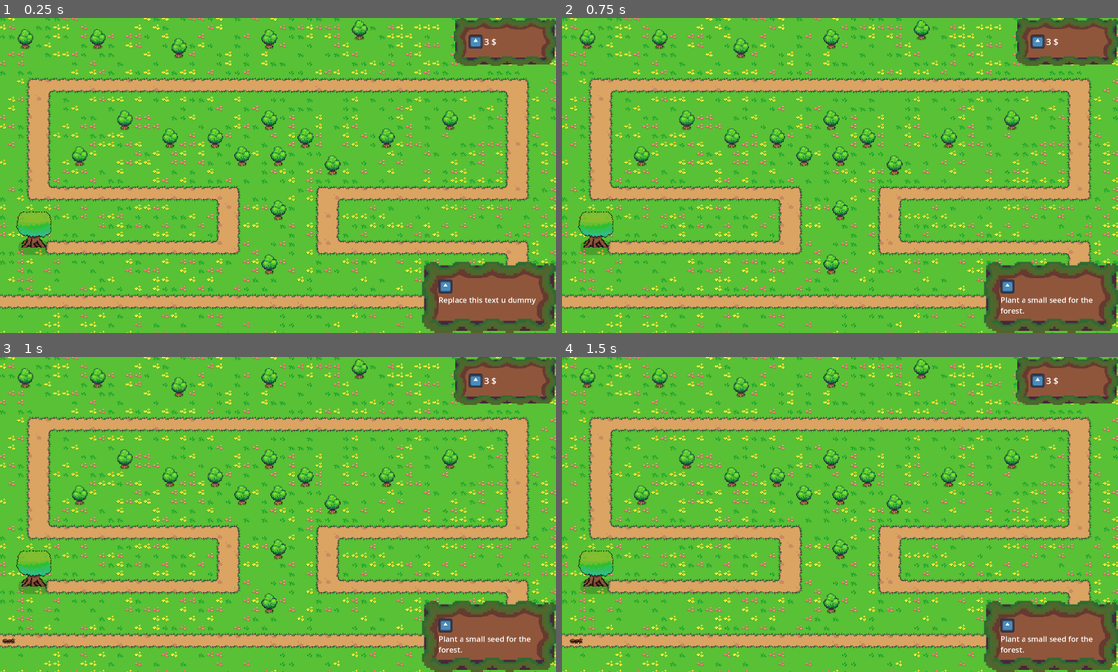
Above: before the commit, frames 1-4 (two rows, left to right).
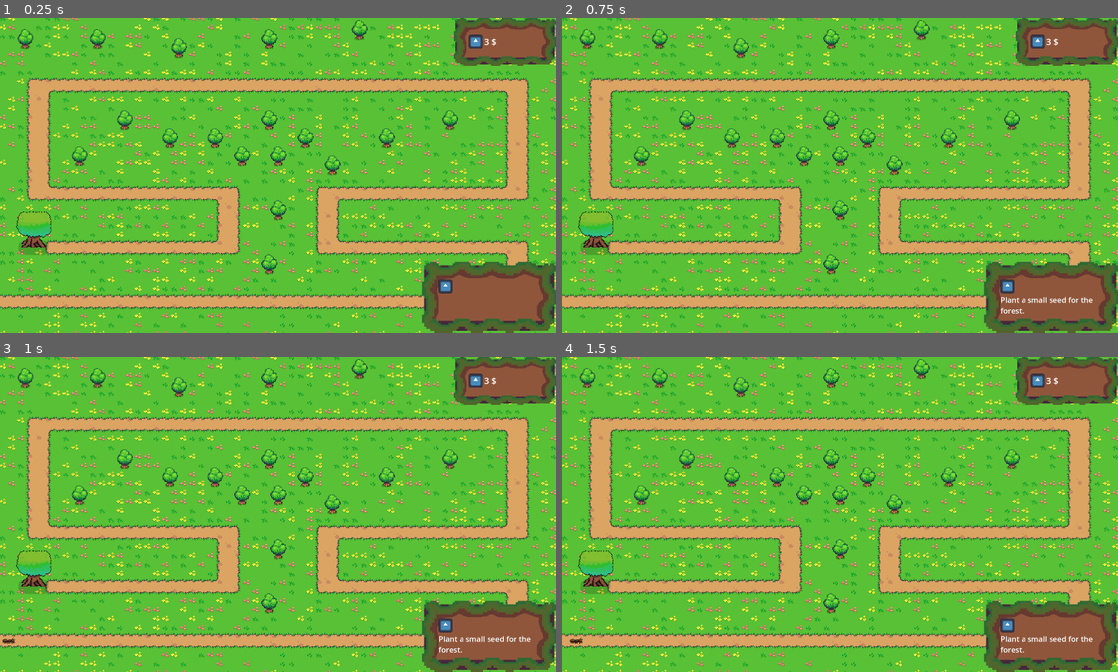
Above: after the commit, the same moments.

Repository: tomsku21/TD_project
Game: Godot game, scene res://Scenes/Main.tscn
Two runs of this game, one before a commit and one after it. Both use one fixed random seed, a clock stepped at 60 frames per second and the inputs below. The engine's default icon, where the game draws it, is replaced by a stand-in: a white triangle on a blue panel in a dark square.
Inputs (mouse positions are in pixels of both pictures, inside the frame that each line leads up to):
- Up to frame 1 (0.25 s): no input
- Up to frame 2 (0.75 s): click (1006, 285) at 0.5 s
- Up to frame 3 (1 s): no input
- Up to frame 4 (1.5 s): click (1006, 624) at 1.25 s

The runs differ from the first frame. In frame 1, 0.2% of the frame differs, in the area x 79-97%, y 88-91%; in frame 2, nothing differs; in frame 3, nothing differs; in frame 4, nothing differs.

Commit message:
Fixed mouse enter/exit problems
Also changed building ranges and gave them larger "shadows" s you can't place them as close to each other.

Diff:
--- a/Scenes/UI/Popups.tscn
+++ b/Scenes/UI/Popups.tscn
@@ -23,6 +23,7 @@
 [node name="Popup" type="Control" node_paths=PackedStringArray("Upgrades")]
 layout_mode = 3
 anchors_preset = 0
+mouse_filter = 1
 script = ExtResource("1_toe2v")
 Upgrades = [NodePath("UI/Build1stats/Upgrades/HBoxContainer/Up1"), NodePath("UI/Build1stats/Upgrades/HBoxContainer/Up2"), NodePath("UI/Build1stats/Upgrades/Up3")]
 
@@ -34,6 +35,7 @@
 layout_mode = 3
 anchors_preset = 0
 offset_right = 241.0
+mouse_filter = 1
 
 [node name="Upgrades" type="VBoxContainer" parent="UI/Build1stats"]
 unique_name_in_owner = true
--- a/Scenes/building/temp_building.tscn
+++ b/Scenes/building/temp_building.tscn
@@ -5,29 +5,39 @@
 [ext_resource type="Texture2D" uid="uid://dxccauntxtwni" path="res://Assets/Ants/Circle.png" id="3_jbymx"]
 
 [sub_resource type="RectangleShape2D" id="RectangleShape2D_t3tqr"]
-size = Vector2(128, 128)
+size = Vector2(31, 32)
 
 [node name="TempBuilding" type="Area2D"]
-scale = Vector2(0.25, 0.25)
+input_pickable = false
 script = ExtResource("1_t3tqr")
 
 [node name="Shadow" type="ColorRect" parent="."]
-visible = false
-offset_left = -80.0
-offset_top = -76.0
-offset_right = 84.0
-offset_bottom = 76.0
-color = Color(0, 0.827451, 0.227451, 0.490196)
+unique_name_in_owner = true
+anchors_preset = 8
+anchor_left = 0.5
+anchor_top = 0.5
+anchor_right = 0.5
+anchor_bottom = 0.5
+offset_left = -20.0
+offset_top = -20.0
+offset_right = 20.0
+offset_bottom = 20.0
+grow_horizontal = 2
+grow_vertical = 2
+mouse_filter = 2
+color = Color(0, 0.827451, 0.227451, 0.780392)
 
 [node name="CollisionShape2D" type="CollisionShape2D" parent="."]
+position = Vector2(-0.5, 0)
 shape = SubResource("RectangleShape2D_t3tqr")
 
 [node name="Sprite2D" type="Sprite2D" parent="."]
 z_index = 1
+scale = Vector2(0.25, 0.25)
 texture = ExtResource("2_jbymx")
 
 [node name="Circle" type="Sprite2D" parent="."]
-scale = Vector2(0.712, 0.712)
+scale = Vector2(0.369, 0.369)
 texture = ExtResource("3_jbymx")
 
 [connection signal="input_event" from="." to="." method="_on_input_event"]
--- a/Scenes/building/turret.tscn
+++ b/Scenes/building/turret.tscn
@@ -10,10 +10,10 @@
 [ext_resource type="AudioStream" uid="uid://c2afcly67jr32" path="res://Assets/Sounds/shoot.wav" id="8_ar33y"]
 
 [sub_resource type="CircleShape2D" id="CircleShape2D_hskch"]
-radius = 48.28
+radius = 100.0
 
 [sub_resource type="RectangleShape2D" id="RectangleShape2D_ar33y"]
-size = Vector2(32, 32)
+size = Vector2(90, 90)
 
 [node name="Turret" type="Area2D" groups=["Turret"]]
 input_pickable = false
@@ -42,7 +42,7 @@
 scale = Vector2(0.25, 0.25)
 texture = ExtResource("2_6spbj")
 
-[node name="Button" type="Button" parent="."]
+[node name="Button" type="Button" parent="." groups=["Turretbuttons"]]
 unique_name_in_owner = true
 offset_left = -16.0
 offset_top = -16.0
@@ -64,9 +64,9 @@
 character = NodePath("..")
 shader_material = ExtResource("2_lfpdx")
 
-[node name="Circle" type="Sprite2D" parent="."]
+[node name="RangeMarker" type="Sprite2D" parent="."]
 visible = false
-scale = Vector2(0.178333, 0.178333)
+scale = Vector2(0.368659, 0.368659)
 texture = ExtResource("5_lfpdx")
 
 [node name="Shoot" type="AudioStreamPlayer2D" parent="."]
@@ -74,6 +74,7 @@
 pitch_scale = 1.1
 
 [node name="Mousecheck" type="Area2D" parent="."]
+unique_name_in_owner = true
 
 [node name="CollisionShape2D" type="CollisionShape2D" parent="Mousecheck"]
 shape = SubResource("RectangleShape2D_ar33y")
@@ -82,6 +83,8 @@
 [connection signal="body_exited" from="." to="." method="_on_body_exited"]
 [connection signal="focus_entered" from="Button" to="." method="_on_focus_entered"]
 [connection signal="focus_exited" from="Button" to="." method="_on_focus_exited"]
+[connection signal="mouse_entered" from="Button" to="." method="_on_mouse_entered"]
+[connection signal="mouse_exited" from="Button" to="." method="_on_mouse_exited"]
 [connection signal="timeout" from="AttackTimer" to="." method="_on_attack_timer_timeout"]
 [connection signal="mouse_entered" from="Mousecheck" to="." method="_on_mouse_entered"]
 [connection signal="mouse_exited" from="Mousecheck" to="." method="_on_mouse_exited"]
--- a/Scenes/building/turreter.tscn
+++ b/Scenes/building/turreter.tscn
@@ -9,10 +9,10 @@
 [ext_resource type="AudioStream" uid="uid://c2afcly67jr32" path="res://Assets/Sounds/shoot.wav" id="7_a4jgc"]
 
 [sub_resource type="CircleShape2D" id="CircleShape2D_hskch"]
-radius = 48.28
+radius = 150.0
 
 [sub_resource type="RectangleShape2D" id="RectangleShape2D_a4jgc"]
-size = Vector2(32, 32)
+size = Vector2(90, 90)
 
 [node name="Turreter" type="Area2D" groups=["Turret"]]
 script = ExtResource("1_s6nl5")
@@ -49,6 +49,7 @@
 offset_right = 16.0
 offset_bottom = 16.0
 focus_mode = 1
+mouse_filter = 1
 
 [node name="CollisionShape2D" type="CollisionShape2D" parent="."]
 position = Vector2(-0.5, 0)
@@ -65,9 +66,9 @@
 character = NodePath("..")
 shader_material = ExtResource("5_tya3y")
 
-[node name="Circle" type="Sprite2D" parent="."]
+[node name="RangeMarker" type="Sprite2D" parent="."]
 visible = false
-scale = Vector2(0.178333, 0.178333)
+scale = Vector2(0.553, 0.553)
 texture = ExtResource("6_52i1a")
 
 [node name="Shoot" type="AudioStreamPlayer2D" parent="."]
@@ -75,6 +76,7 @@
 pitch_scale = 1.1
 
 [node name="Mousecheck" type="Area2D" parent="."]
+visible = false
 
 [node name="CollisionShape2D" type="CollisionShape2D" parent="Mousecheck"]
 shape = SubResource("RectangleShape2D_a4jgc")
@@ -83,6 +85,8 @@
 [connection signal="body_exited" from="." to="." method="_on_body_exited"]
 [connection signal="focus_entered" from="Button" to="." method="_on_focus_entered"]
 [connection signal="focus_exited" from="Button" to="." method="_on_focus_exited"]
+[connection signal="mouse_entered" from="Button" to="." method="_on_mouse_entered"]
+[connection signal="mouse_exited" from="Button" to="." method="_on_mouse_exited"]
 [connection signal="timeout" from="AttackTimer" to="." method="_on_attack_timer_timeout"]
 [connection signal="mouse_entered" from="Mousecheck" to="." method="_on_mouse_entered"]
 [connection signal="mouse_exited" from="Mousecheck" to="." method="_on_mouse_exited"]
--- a/Scripts/Buytier1.gd
+++ b/Scripts/Buytier1.gd
@@ -9,6 +9,7 @@
 
 func _ready():
 	ghost_node = get_tree().get_first_node_in_group("Ghost")
+	%TDesc.text = str("")
 
 func _on_down():
 	if GlobalVariables.cost >= cost:
--- a/Scripts/temp_building.gd
+++ b/Scripts/temp_building.gd
@@ -2,28 +2,35 @@
 
 var tilemap: TileMapLayer
 var turret: Node
-
+var cell
 func _ready() -> void:
 	tilemap = get_tree().get_first_node_in_group("Grass")
 	turret = get_tree().get_first_node_in_group("Turret_node")
 
 func _process(delta):
 	self.global_position = get_global_mouse_position()
-
+	if _check_tile_validity() and GlobalVariables.is_mouse_in_Area2D == false:
+		%Shadow.color = Color(0, 211, 58, 199)
+	else:
+		%Shadow.color = Color.RED
 
 func _input(event: InputEvent) -> void:
 	if event is InputEventMouseButton and event.button_index == MOUSE_BUTTON_LEFT and event.is_released():
+		if _check_tile_validity() and GlobalVariables.is_mouse_in_Area2D == false and GlobalVariables.cost >= 1:
+			GlobalVariables.cost -= 1
+			var new_turret = GlobalVariables.selected_turret.instantiate()
+			turret.add_child(new_turret)
+			new_turret.global_position = tilemap.map_to_local(cell)
+			GlobalVariables.show_circles = false
+		GlobalVariables.show_circles = false
+		queue_free()
+
+func _check_tile_validity():
 		var world_pos = get_global_mouse_position()
-		var cell = tilemap.local_to_map(tilemap.to_local(world_pos))
+		cell = tilemap.local_to_map(tilemap.to_local(world_pos))
 		var tile_data = tilemap.get_cell_tile_data(cell)
-
-		if tile_data and GlobalVariables.is_mouse_in_Area2D == false and GlobalVariables.cost >= 1:
+		if tile_data:
 			var tile_type = tile_data.get_custom_data("Place")
-
 			if tile_type == true:
-				GlobalVariables.cost -= 1
-				var new_turret = GlobalVariables.selected_turret.instantiate()
-				turret.add_child(new_turret)
-				new_turret.global_position = tilemap.map_to_local(cell)
-				GlobalVariables.show_circles = false
-		queue_free()
+				return true
+		return false
--- a/Scripts/turret.gd
+++ b/Scripts/turret.gd
@@ -2,11 +2,10 @@
 @onready var attack_timer: Timer = $AttackTimer
 @onready var marker_2d: Marker2D = $Marker2D
 @onready var healthcomponent: HealthComponent = %HealthComponent
-@onready var circle: Sprite2D = $Circle
+@onready var ARange: Sprite2D = $RangeMarker
 @onready var cpu_particles_2d: CPUParticles2D = $CPUParticles2D
 @export var bullet: PackedScene
 @export var upgrades: Array[PackedScene] #Iconi mukaan pakettiin jotenkin maybe >.>
-
 
 var turret
 var clicked: bool = false #for popups
@@ -19,7 +18,6 @@
 var enemies: Array[Node2D] = []
 
 func _ready() -> void:
-
 	turret = get_tree().get_first_node_in_group("Turret_node")
 	GlobalVariables.turrets.append(self)
 	atk_speed = %AttackTimer.wait_time
@@ -27,12 +25,12 @@
 
 func _process(delta):
 	if GlobalVariables.show_circles:
-		circle.visible = true
+		ARange.visible = true
 	elif clicked:
-		circle.visible = true
+		ARange.visible = true
 		Popups.showBuildInfo(get_global_transform_with_canvas(), self)
 	else:
-		circle.visible = false
+		ARange.visible = false
 
 	if Input.is_action_just_released("click") and !hovered and clicked:
 		if $Button.has_focus():
@@ -89,14 +87,19 @@
 ##Ui/popups stuff from here on. Could probably be it's own node- "UI handler" if the project were larger
 func _on_mouse_entered() -> void:
 	#circle.visible = true
+	print("mouse entered")
 	GlobalVariables.is_mouse_in_Area2D = true
 	hovered = true
 
 
 func _on_mouse_exited() -> void:
 	#circle.visible = false
-	GlobalVariables.is_mouse_in_Area2D = false
-	hovered = false
+	if _check_mouseover(): #Ductape fix for exiting when hovering over button
+		print("mouse left")
+		GlobalVariables.is_mouse_in_Area2D = false
+		hovered = false
+	else:
+		print("mouse was still over button, ignore")
 
 func _on_focus_entered():
 	clicked = true
@@ -106,3 +109,13 @@
 	print("focus released")
 	clicked = false
 	Popups.hideBuildInfo()
+
+#Simple for loop to check if mouse is hovering over a turret. Doing this way so that the code can check other turrets also.
+func _check_mouseover():
+	var turretbuttons = get_tree().get_nodes_in_group("Turretbuttons")
+	for x in turretbuttons:
+		if x.get_global_rect().has_point(get_global_mouse_position()):
+			return false
+		else:
+			continue
+	return true
--- a/project.godot
+++ b/project.godot
@@ -37,6 +37,7 @@
 enemies=""
 Turret=""
 LifeTree=""
+Turretbuttons="For mouse over checks"
 
 [input]
 
